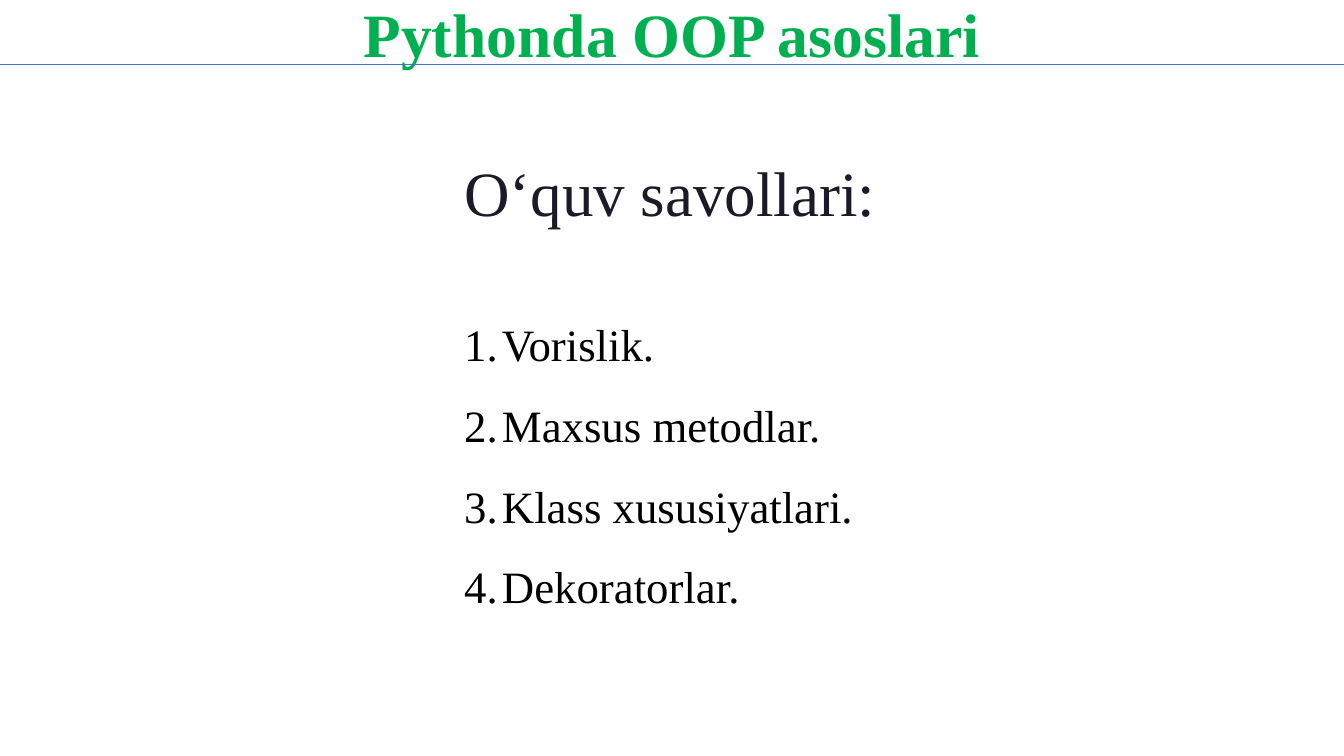
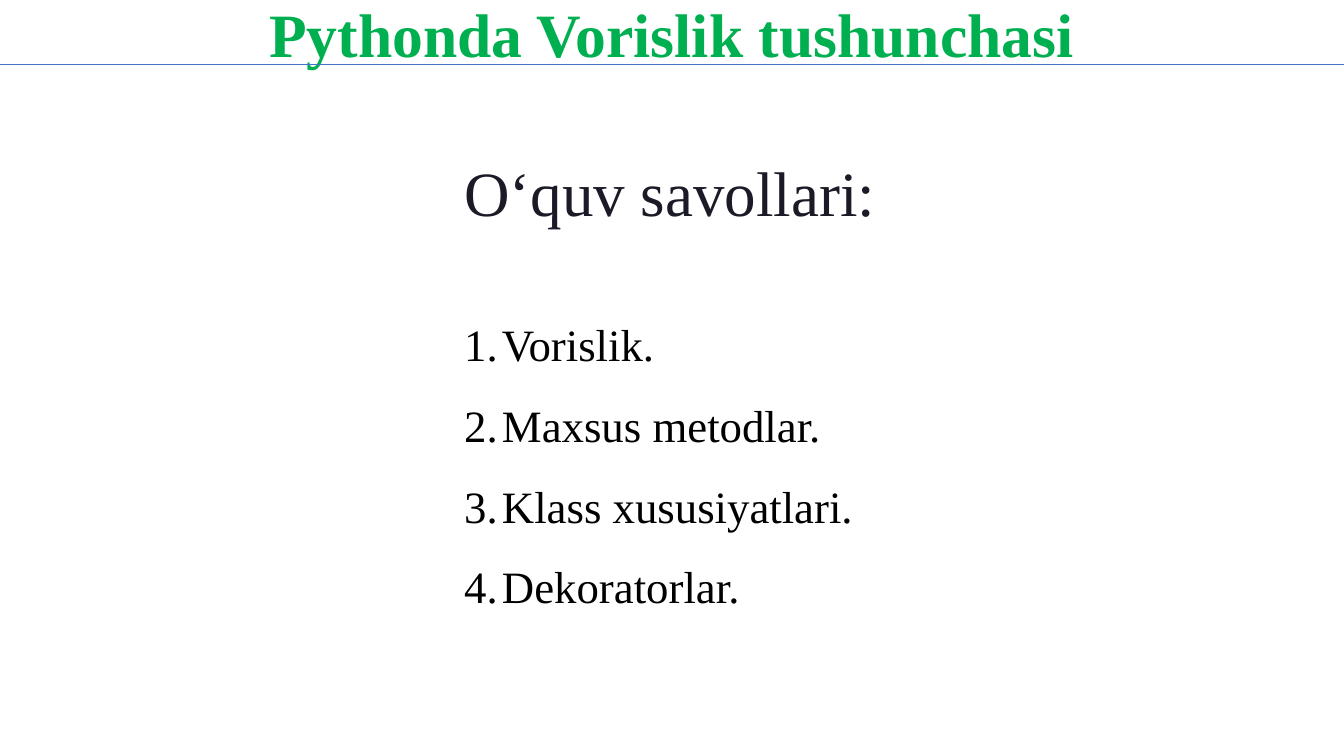
Before and after one commit to qwerty291996/2025-2026, a slide deck: slide 2 of Dars materiallari 2025-2026/Python dasturlash tili 2025-2026/5-kurs/1.13 Vorislik/1.13 Vorislik.pptx. Drawn at 1344x756 pixels with LibreOffice and Linux fonts; fonts in the diff are those of the drawing. Boxes give left, top, right and bottom in pixels: in the first picture for what was removed or moved away, otherwise in the second. Text is boxed around its words. In the diff, an @@ line names an element or a change of style, - is before the commit and + after.

```diff
--- a/Dars materiallari 2025-2026/Python dasturlash tili 2025-2026/5-kurs/1.13 Vorislik/1.13 Vorislik.pptx
+++ b/Dars materiallari 2025-2026/Python dasturlash tili 2025-2026/5-kurs/1.13 Vorislik/1.13 Vorislik.pptx
@@ text at (x1=269, y1=14, x2=1074, y2=69): text changed @@
-Pythonda OOP asoslari
+Pythonda Vorislik tushunchasi
```
Also in this commit, not shown: 1 other slide changed, 11 slides added, 2 other files.
